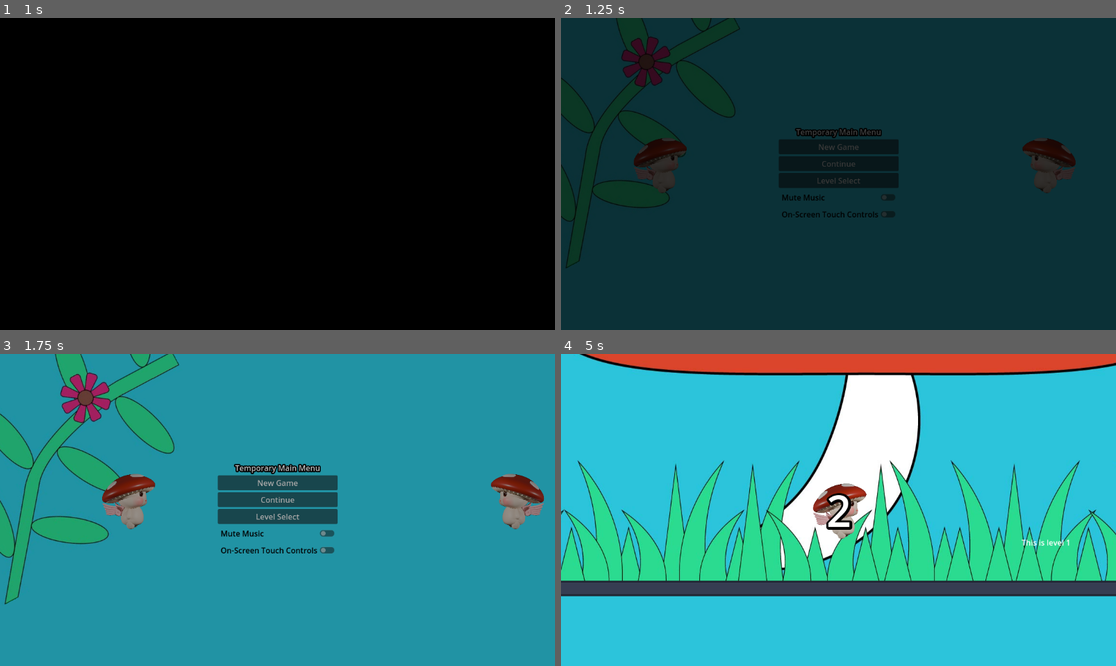
Above: before the commit, frames 1-4 (two rows, left to right).
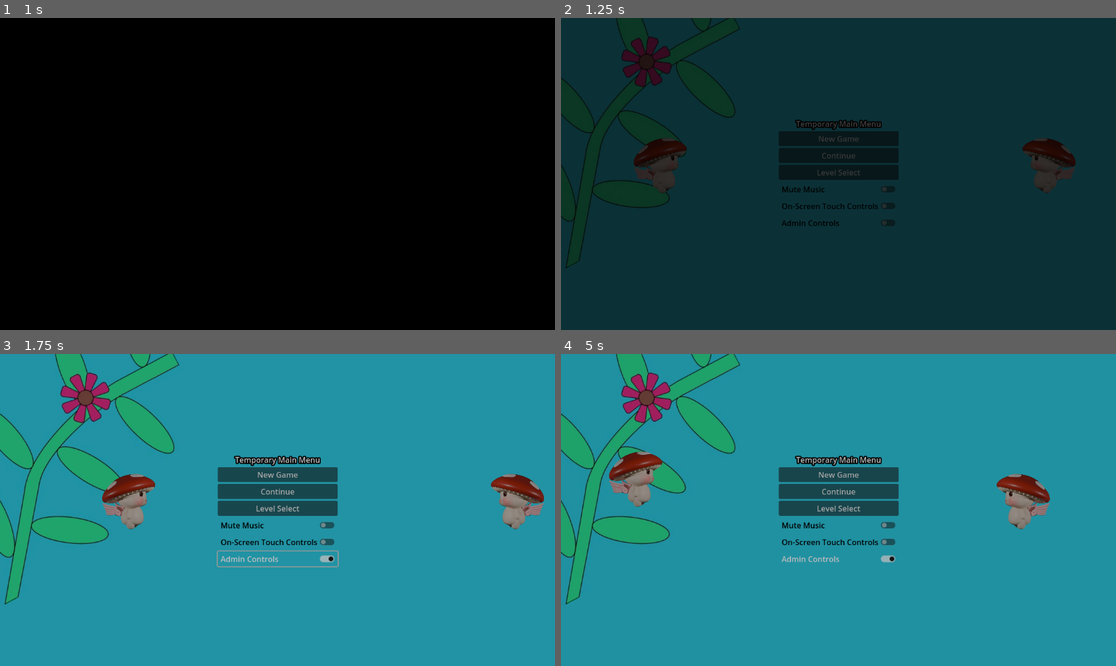
Above: after the commit, the same moments.

Repository: dustngroh/CapstoneProject
Game: Godot game, scene res://scenes/main/Game.tscn
Same seed, same stepped clock (60 frames per second), same inputs: the game is played once before the commit and once after it. The engine's default icon, where the game draws it, is replaced by a stand-in: a white triangle on a blue panel in a dark square.
Inputs (mouse positions are in pixels of both pictures, inside the frame that each line leads up to):
- Up to frame 1 (1 s): tap Enter at 0.5 s; hold Right (walk_right) from 0.53 s (still down); tap Space (jump) at 0.77 s
- Up to frame 2 (1.25 s): keep holding Right (walk_right)
- Up to frame 3 (1.75 s): release Right (walk_right) at 1.25 s; click (277, 559) at 1.25 s, where only the run after the commit has a clickable "Admin Controls"
- Up to frame 4 (5 s): click "New Game" at 2 s; click "New Game" at 2.75 s; click (616, 494) at 3.5 s, where only the run after the commit has a clickable "Main Menu"; click (616, 510) at 4.25 s, where only the run after the commit has a clickable "Previous Level"

Frame 1 is identical in both runs. In frame 2, 2.3% of the frame differs, in the area x 39-61%, y 32-67%; in frame 3, 3.4%; in frame 4, 100%, in the area x 0-100%, y 0-100%.

Commit message:
Add admin controls. Add dynamic level path determination.

Diff:
--- a/run-game/scenes/common/ResultsScreen.tscn
+++ b/run-game/scenes/common/ResultsScreen.tscn
@@ -1,6 +1,4 @@
-[gd_scene load_steps=3 format=3 uid="uid://dhikxsmxr43ju"]
-
-[ext_resource type="Script" path="res://scenes/common/results_screen.gd" id="1_1sxm1"]
+[gd_scene load_steps=2 format=3 uid="uid://dhikxsmxr43ju"]
 
 [sub_resource type="LabelSettings" id="LabelSettings_jmvir"]
 font_size = 32
@@ -8,7 +6,6 @@
 outline_color = Color(0, 0, 0, 1)
 
 [node name="ResultsScreen" type="CanvasLayer"]
-script = ExtResource("1_1sxm1")
 
 [node name="Label" type="Label" parent="."]
 anchors_preset = 5
--- /dev/null
+++ b/run-game/scenes/common/admin_controls.tscn
@@ -0,0 +1,36 @@
+[gd_scene format=3 uid="uid://dg7278bc2g4bx"]
+
+[node name="AdminControls" type="Control"]
+layout_mode = 3
+anchors_preset = 15
+anchor_right = 1.0
+anchor_bottom = 1.0
+grow_horizontal = 2
+grow_vertical = 2
+mouse_filter = 2
+metadata/_edit_use_anchors_ = true
+
+[node name="VBoxContainer" type="VBoxContainer" parent="."]
+layout_mode = 1
+anchors_preset = -1
+anchor_left = 0.0434028
+anchor_top = 0.5
+anchor_right = 0.0434028
+anchor_bottom = 0.5
+offset_top = -50.5
+offset_right = 120.0
+offset_bottom = 50.5
+grow_vertical = 2
+metadata/_edit_use_anchors_ = true
+
+[node name="MainMenuButton" type="Button" parent="VBoxContainer"]
+layout_mode = 2
+text = "Main Menu"
+
+[node name="PreviousLevelButton" type="Button" parent="VBoxContainer"]
+layout_mode = 2
+text = "Previous Level"
+
+[node name="NextLevelButton" type="Button" parent="VBoxContainer"]
+layout_mode = 2
+text = "Next Level"
--- a/run-game/scenes/common/results_screen.gd
+++ /dev/null
@@ -1,32 +0,0 @@
-extends CanvasLayer
-
-@export var next_level: String
-
-# Called when the node enters the scene tree for the first time.
-func _ready() -> void:
-	self.visible = false
-
-
-# Called every frame. 'delta' is the elapsed time since the previous frame.
-func _process(delta: float) -> void:
-	pass
-
-func show_results(level):
-	next_level = level
-	self.visible = true
-
-func _on_next_level_button_pressed() -> void:
-	#if next_level == "res://scenes/levels/main_levels/level_4.tscn":
-		#MusicManager.play_music("res://assets/audio/music/Lite Saturation - Calm.mp3")
-	#get_tree().change_scene_to_file(next_level)
-	var game = get_tree().root.get_node("Game")
-	if game:
-		game.load_level(next_level)
-
-
-func _on_main_menu_button_pressed() -> void:
-	MusicManager.play_music("res://assets/audio/music/Lite Saturation - Calm.mp3")
-	var game = get_tree().root.get_node("Game")
-	if game:
-		game.load_level("res://scenes/main/MainMenu.tscn")
-	#get_tree().change_scene_to_file("res://scenes/main/MainMenu.tscn")
--- a/run-game/scenes/levels/BaseLevel.tscn
+++ b/run-game/scenes/levels/BaseLevel.tscn
@@ -7,6 +7,7 @@
 [ext_resource type="Script" path="res://scenes/levels/touch_controls.gd" id="4_ogj5t"]
 [ext_resource type="AudioStream" uid="uid://chlohcx8g3x82" path="res://assets/audio/sounds/countdown.wav" id="6_3dscg"]
 [ext_resource type="AudioStream" uid="uid://dgsuqakvss1gw" path="res://assets/audio/sounds/start.wav" id="7_6fkqq"]
+[ext_resource type="PackedScene" uid="uid://dg7278bc2g4bx" path="res://scenes/common/admin_controls.tscn" id="8_nyb32"]
 
 [sub_resource type="LabelSettings" id="LabelSettings_ynypi"]
 font_size = 24
@@ -27,6 +28,7 @@
 [node name="BaseLevel" type="Node2D"]
 script = ExtResource("1_3y0r6")
 player_scene = ExtResource("2_qdxsp")
+admin_controls_scene = ExtResource("8_nyb32")
 
 [node name="ColorRect" type="ColorRect" parent="."]
 offset_left = -5304.0
--- a/run-game/scenes/levels/base_level.gd
+++ b/run-game/scenes/levels/base_level.gd
@@ -1,11 +1,19 @@
 extends Node2D
 
 @export var player_scene: PackedScene
+@export var admin_controls_scene: PackedScene
+@export var current_level_number = 1
+var base_level_path = "res://scenes/levels/main_levels/level_"
+var total_levels = 4
+
+var admin_controls_instance: Control = null
+
 
 var player: CharacterBody2D
 var elapsed_time: float = 0.0  # Time starts at 0
 var timer_running: bool = false # Paused until countdown ends
 
+@onready var game: Node = get_tree().root.get_node("Game")
 @onready var level_timer: Timer = $Timer
 @onready var time_label: Label = $UI/TimeLabel
 @onready var win_zone: Area2D = $WinZone
@@ -22,19 +30,35 @@
 	# Set up Timer
 	level_timer.wait_time = 1.0
 	level_timer.one_shot = false
-	#level_timer.start()
 
 	countdown_label.show()
 	start_countdown()
 
-	# Connect WinZone trigger
-	win_zone.win.connect(_on_winzone_enter)
-
 	# Hide leaderboard initially
 	leaderboard.visible = false
 
+	# Connect leaderboard buttons
+	leaderboard.get_node("NextLevelButton").pressed.connect(_on_next_button_pressed)
+	leaderboard.get_node("MainMenuButton").pressed.connect(_on_main_button_pressed)
+
+
 	# Check for touch controls
 	$UI/TouchControls.visible = Settings.touch_controls_enabled
+
+	# Check for admin controls
+	if Settings.admin_controls_enabled:
+		if admin_controls_instance == null:
+			admin_controls_instance = admin_controls_scene.instantiate() # Only instantiated if enabled
+			$UI.add_child(admin_controls_instance)  # Add the admin controls to the UI
+
+			# Connect buttons
+			var next_level_button = admin_controls_instance.get_node("VBoxContainer/NextLevelButton")
+			var previous_level_button = admin_controls_instance.get_node("VBoxContainer/PreviousLevelButton")
+			var main_menu_button = admin_controls_instance.get_node("VBoxContainer/MainMenuButton")
+			next_level_button.pressed.connect(_on_next_button_pressed)
+			previous_level_button.pressed.connect(_on_previous_button_pressed)
+			main_menu_button.pressed.connect(_on_main_button_pressed)
+
 
 func _process(delta):
 	if timer_running:
@@ -51,7 +75,7 @@
 		player.global_position = spawn_point.global_position  # Move to SpawnPoint
 		player.set_physics_process(false)  # Disable movement until countdown ends
 
-func _on_winzone_enter():
+func _on_win_zone_win():
 	stop_timer()
 	show_leaderboard()
 
@@ -92,3 +116,23 @@
 func _on_bottom_world_border_body_entered(body: Node2D) -> void:
 	if body.is_in_group("player"):  # Ensure it's the player
 		body.position = spawn_point.position  # Respawn at the spawn point
+
+func _on_next_button_pressed():
+	current_level_number = (current_level_number % total_levels) + 1  # Cycle from 1 to 4
+	var next_level_path = base_level_path + str(current_level_number) + ".tscn"
+
+	if game:
+		game.load_level(next_level_path)
+
+func _on_previous_button_pressed():
+	current_level_number = (current_level_number - 2 + total_levels) % total_levels + 1  # Cycle backwards
+	var previous_level_path = base_level_path + str(current_level_number) + ".tscn"
+
+	if game:
+		game.load_level(previous_level_path)
+
+func _on_main_button_pressed():
+	MusicManager.play_music("res://assets/audio/music/Lite Saturation - Calm.mp3")
+
+	if game:
+		game.load_level("res://scenes/main/MainMenu.tscn")
--- a/run-game/scenes/levels/main_levels/level_1.tscn
+++ b/run-game/scenes/levels/main_levels/level_1.tscn
@@ -29,6 +29,3 @@
 offset_right = 621.0
 offset_bottom = 444.0
 text = "This is level 1"
-
-[node name="Leaderboard" parent="UI" index="2"]
-next_level = "res://scenes/levels/main_levels/level_2.tscn"
--- a/run-game/scenes/levels/main_levels/level_2.tscn
+++ b/run-game/scenes/levels/main_levels/level_2.tscn
@@ -6,6 +6,7 @@
 [ext_resource type="PackedScene" uid="uid://dtmh8cbliqh6j" path="res://scenes/entities/structures/MovingPlatform.tscn" id="4_olfat"]
 
 [node name="Level2" instance=ExtResource("1_qqkmf")]
+current_level_number = 2
 
 [node name="Background" type="TextureRect" parent="." index="1"]
 offset_left = 1349.0
@@ -48,9 +49,6 @@
 offset_bottom = 480.0
 text = "And this is level 2"
 
-[node name="Leaderboard" parent="UI" index="2"]
-next_level = "res://scenes/levels/main_levels/level_3.tscn"
-
 [node name="MovingPlatform" parent="." index="11" instance=ExtResource("4_olfat")]
 position = Vector2(2008, 121)
 offset = Vector2(200, 0)
--- a/run-game/scenes/levels/main_levels/level_3.tscn
+++ b/run-game/scenes/levels/main_levels/level_3.tscn
@@ -5,6 +5,7 @@
 [ext_resource type="TileSet" uid="uid://cpgcav0o3xltg" path="res://scenes/levels/test_levels/test_tile_set.tres" id="2_ulylh"]
 
 [node name="Level3" instance=ExtResource("1_fgr6e")]
+current_level_number = 3
 
 [node name="Background" type="TextureRect" parent="." index="1"]
 offset_left = -932.0
@@ -30,6 +31,3 @@
 offset_bottom = 762.0
 text = "Level 3
 Good luck this one's hard"
-
-[node name="Leaderboard" parent="UI" index="2"]
-next_level = "res://scenes/levels/main_levels/level_4.tscn"
--- a/run-game/scenes/levels/main_levels/level_4.tscn
+++ b/run-game/scenes/levels/main_levels/level_4.tscn
@@ -6,6 +6,7 @@
 [ext_resource type="PackedScene" uid="uid://b83jnvp62cq81" path="res://scenes/entities/obstacles/dummy_ball.tscn" id="3_egd4i"]
 
 [node name="Level4" instance=ExtResource("1_islso")]
+current_level_number = 4
 
 [node name="Background" type="TextureRect" parent="." index="1"]
 offset_left = -157.0
@@ -51,6 +52,3 @@
 text = "Level 4
 Congratulations
 Real levels will be more diffcult and strictly for players 13+  sorry"
-
-[node name="Leaderboard" parent="UI" index="2"]
-next_level = "res://scenes/levels/main_levels/level_1.tscn"
--- a/run-game/scenes/main/MainMenu.tscn
+++ b/run-game/scenes/main/MainMenu.tscn
@@ -83,6 +83,11 @@
 theme_override_colors/font_color = Color(0, 0, 0, 1)
 text = "On-Screen Touch Controls"
 
+[node name="AdminControlsButton" type="CheckButton" parent="VBoxContainer"]
+layout_mode = 2
+theme_override_colors/font_color = Color(0, 0, 0, 1)
+text = "Admin Controls"
+
 [node name="Character1Holder" type="Control" parent="."]
 layout_mode = 1
 anchors_preset = 4
@@ -117,3 +122,4 @@
 [connection signal="pressed" from="VBoxContainer/LevelSelectButton" to="." method="_on_level_select_button_pressed"]
 [connection signal="toggled" from="VBoxContainer/MuteButton" to="." method="_on_mute_button_toggled"]
 [connection signal="toggled" from="VBoxContainer/TouchControlsButton" to="." method="_on_touch_controls_button_toggled"]
+[connection signal="toggled" from="VBoxContainer/AdminControlsButton" to="." method="_on_admin_controls_button_toggled"]
--- a/run-game/scenes/main/main_menu.gd
+++ b/run-game/scenes/main/main_menu.gd
@@ -13,6 +13,7 @@
 
 	$VBoxContainer/MuteButton.set_pressed_no_signal(MusicManager.is_muted)
 	$VBoxContainer/TouchControlsButton.set_pressed_no_signal(Settings.touch_controls_enabled)
+	$VBoxContainer/AdminControlsButton.set_pressed_no_signal(Settings.admin_controls_enabled)
 
 
 # Called every frame. 'delta' is the elapsed time since the previous frame.
@@ -42,3 +43,7 @@
 
 func _on_touch_controls_button_toggled(toggled_on: bool) -> void:
 	Settings.toggle_touch_controls()
+
+
+func _on_admin_controls_button_toggled(toggled_on: bool) -> void:
+	Settings.toggle_admin_controls()
--- a/run-game/scripts/settings.gd
+++ b/run-game/scripts/settings.gd
@@ -1,6 +1,7 @@
 extends Node
 
 var touch_controls_enabled = false
+var admin_controls_enabled = false
 
 # Called when the node enters the scene tree for the first time.
 func _ready() -> void:
@@ -13,3 +14,6 @@
 
 func toggle_touch_controls():
 	touch_controls_enabled = !touch_controls_enabled
+
+func toggle_admin_controls():
+	admin_controls_enabled = !admin_controls_enabled
Not shown: 1 places in run-game/scenes/levels/BaseLevel.tscn that only renumber resources
Not shown, changed: docs/index.html
Not shown, changed: docs/index.pck
